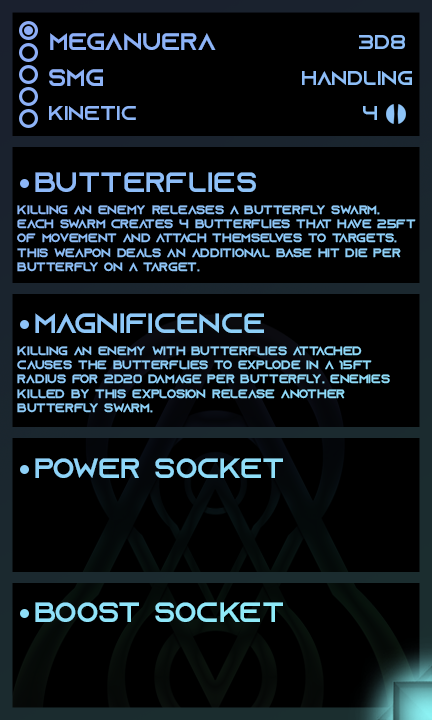
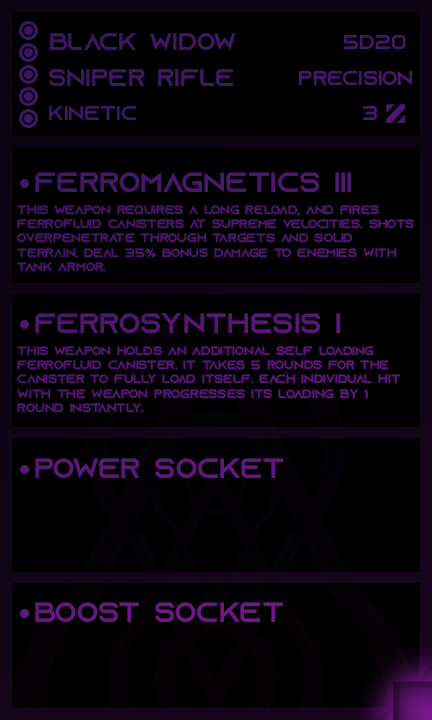
Before/after of a w=432, h=720 layered artwork. What changed in the layer stack:
"Gradient": opacity 50% → 100%, painted on it over [0, 0, 432, 720]
showed "Anti Tank" over [386, 104, 405, 123]
hid "Standard" over [386, 104, 406, 124]
painted on "AP" over [363, 106, 377, 120]
renamed "handling" to "precision", painted on it over [299, 71, 412, 85]
renamed "3d8" to "5d20", painted on it over [344, 35, 406, 49]
painted on "archetype" over [68, 69, 233, 86]
renamed "meganuera" to "black widow", painted on it over [50, 33, 236, 50]
showed "2" over [24, 48, 33, 57]
showed "3" over [24, 70, 33, 79]
showed "4" over [24, 92, 33, 101]
showed "5" over [24, 114, 33, 123]
renamed "killing an enemy releases a butterfly swarm. each swarm creates" to "this weapon requires a long reload, and fires ferrofluid canist", painted on it over [17, 205, 416, 272]
renamed "butterflies" to "ferromagnetics iii", painted on it over [35, 172, 351, 192]
renamed "killing an enemy with butterflies attached causes the butterfl" to "this weapon holds an additional self loading ferrofluid canist", painted on it over [17, 346, 401, 413]
renamed "magnificence" to "ferrosynthesis i", painted on it over [35, 313, 340, 333]